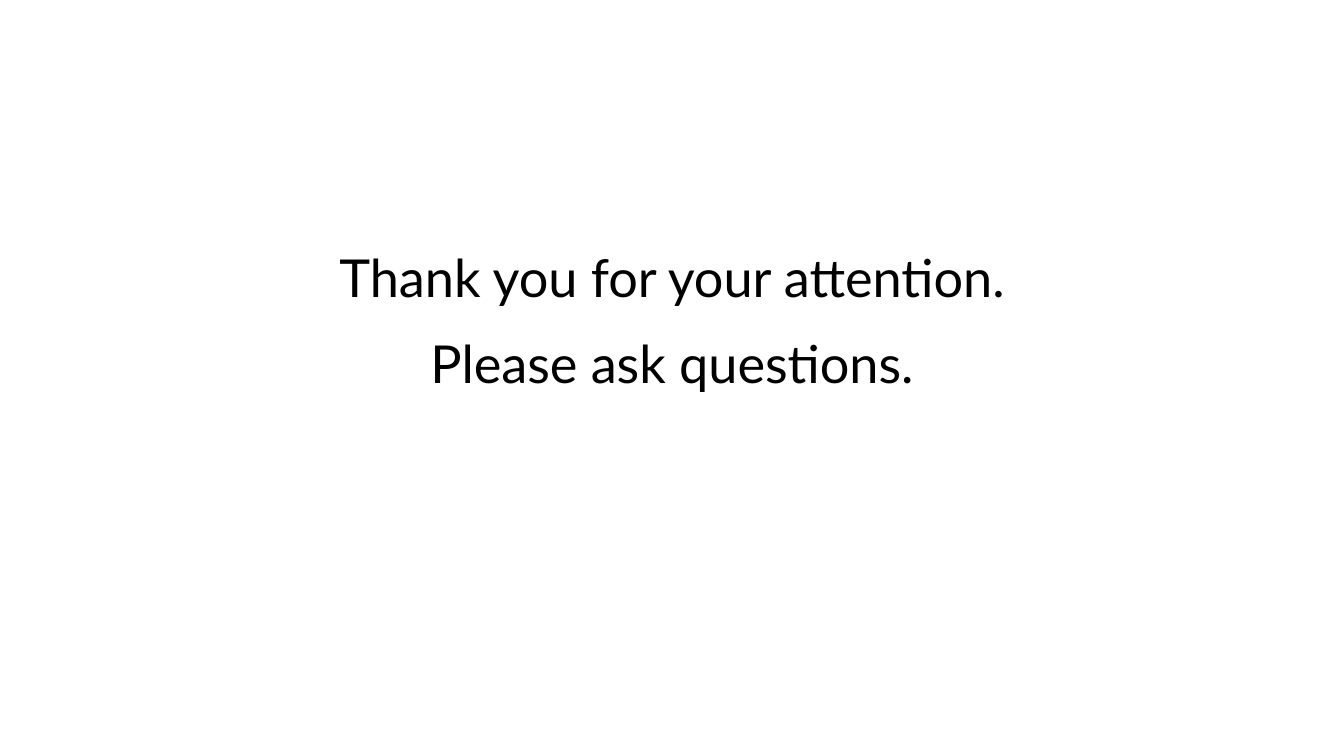
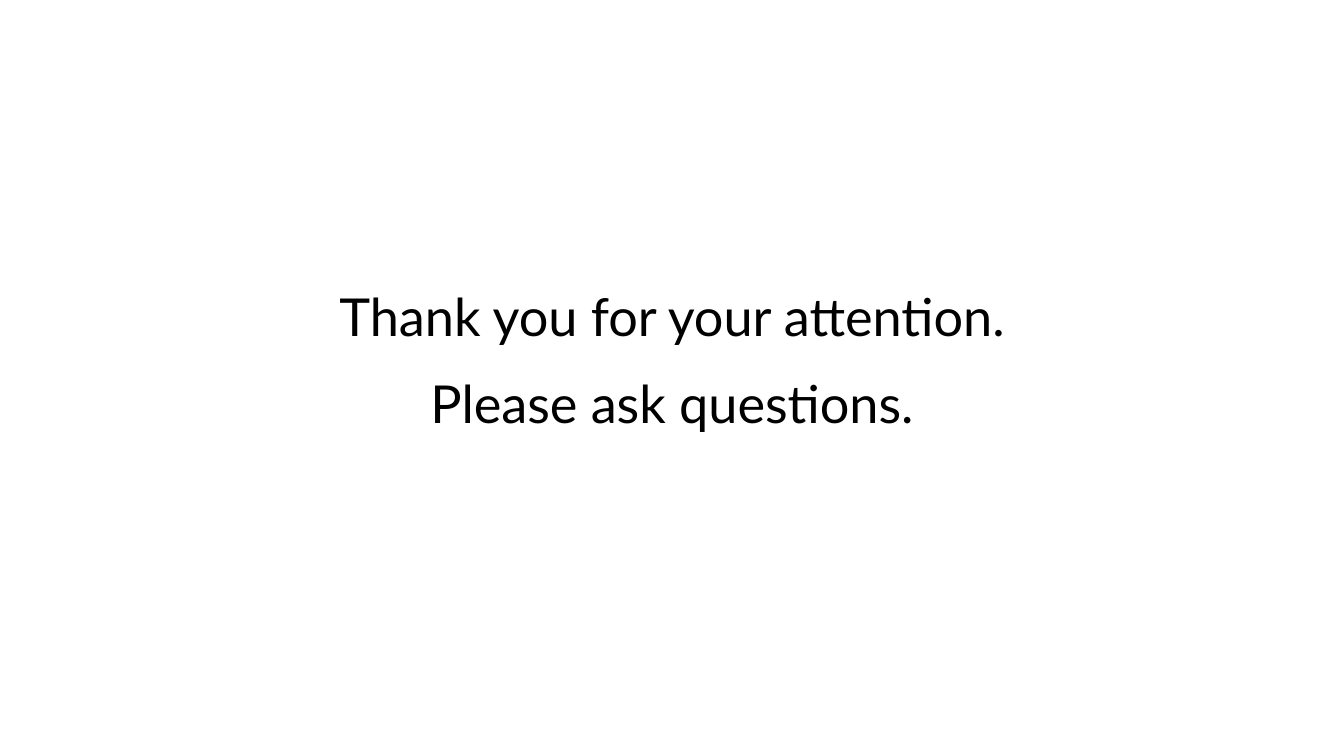
Before and after one commit to ssb91/Week_10-11_project, a slide deck: slide 10 of group project/Group Project QA Cinema System.pptx. Drawn at 1344x756 pixels with LibreOffice and Linux fonts; fonts in the diff are those of the drawing; background and template pictures are left out. Boxes give left, top, right and bottom in pixels: in the first picture for what was removed or moved away, otherwise in the second. Text is boxed around its words. In the diff, an @@ line names an element or a change of style, - is before the commit and + after.

```diff
--- a/group project/Group Project QA Cinema System.pptx
+++ b/group project/Group Project QA Cinema System.pptx
@@ text "Thank you for your attention.": place and size @@
-text "Thank you for your attention." at <box>339,258,1005,392</box>
+text "Thank you for your attention." at <box>339,297,1005,432</box>
```
Also in this commit, not shown: 3 other slides changed.
